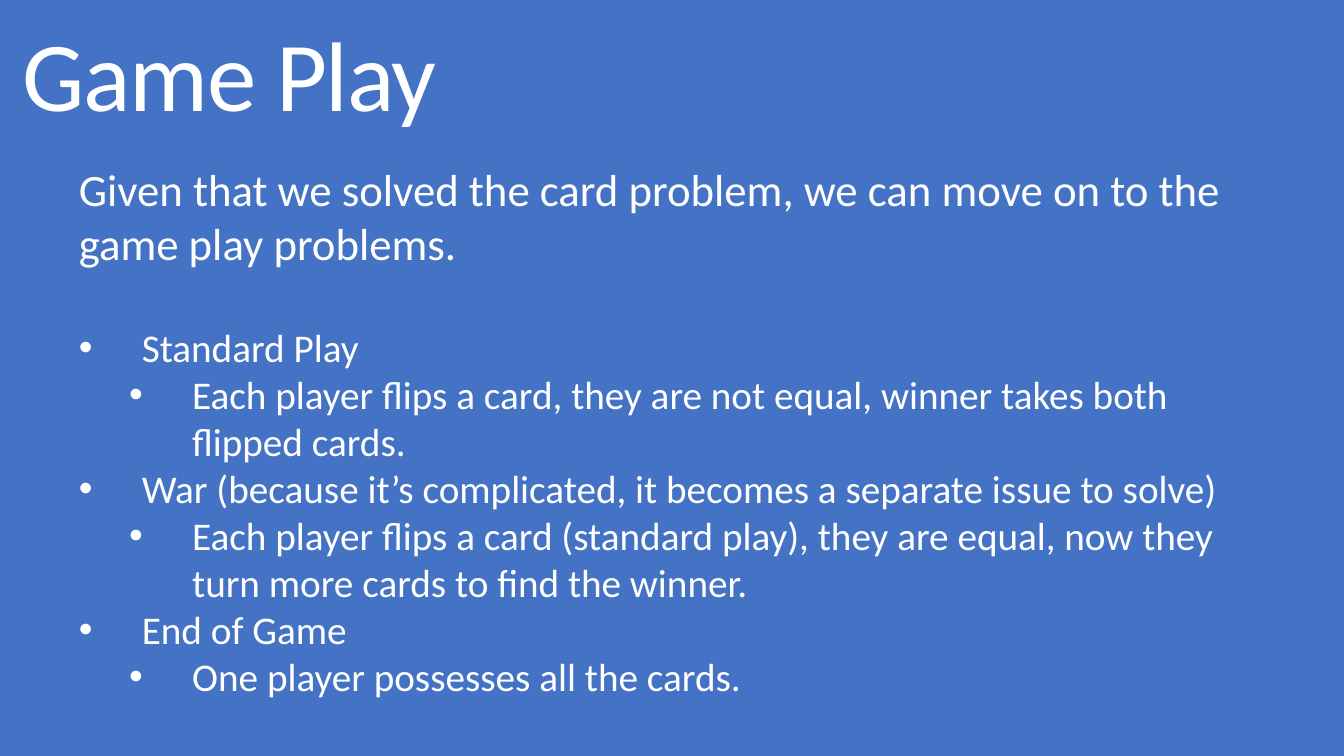
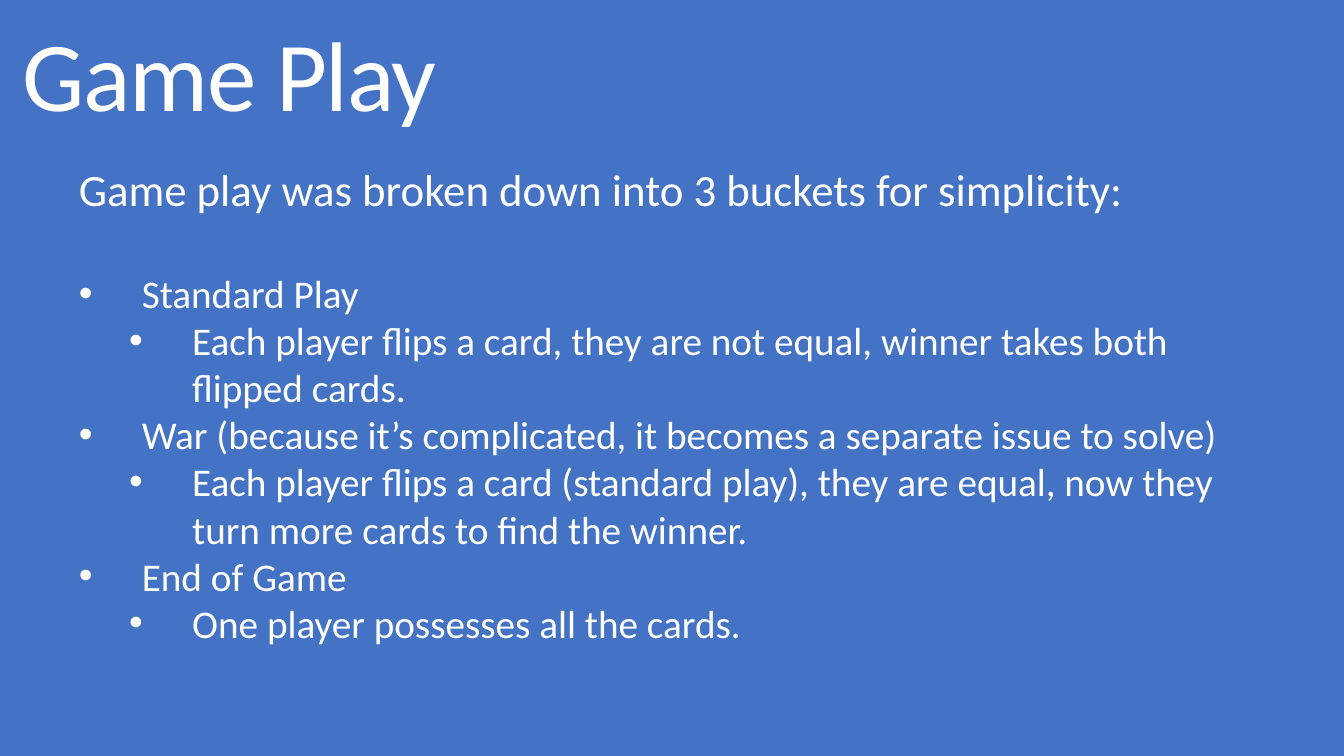
Before and after one commit to grecoe/teals, a slide deck: slide 7 of 5_presentations/DivideAndConquer.pptx. Drawn at 1344x756 pixels with LibreOffice and Linux fonts; fonts in the diff are those of the drawing. Boxes give left, top, right and bottom in pixels: in the first picture for what was removed or moved away, otherwise in the second. Text is boxed around its words. In the diff, an @@ line names an element or a change of style, - is before the commit and + after.

```diff
--- a/5_presentations/DivideAndConquer.pptx
+++ b/5_presentations/DivideAndConquer.pptx
@@ text at (79, 175, 1122, 214): text changed @@
-Given that we solved the card problem, we can move on to the game play problems.
+Game play was broken down into 3 buckets for simplicity:
```
Also in this commit, not shown: 3 other slides changed, 1 slide added, 2 slides removed.
